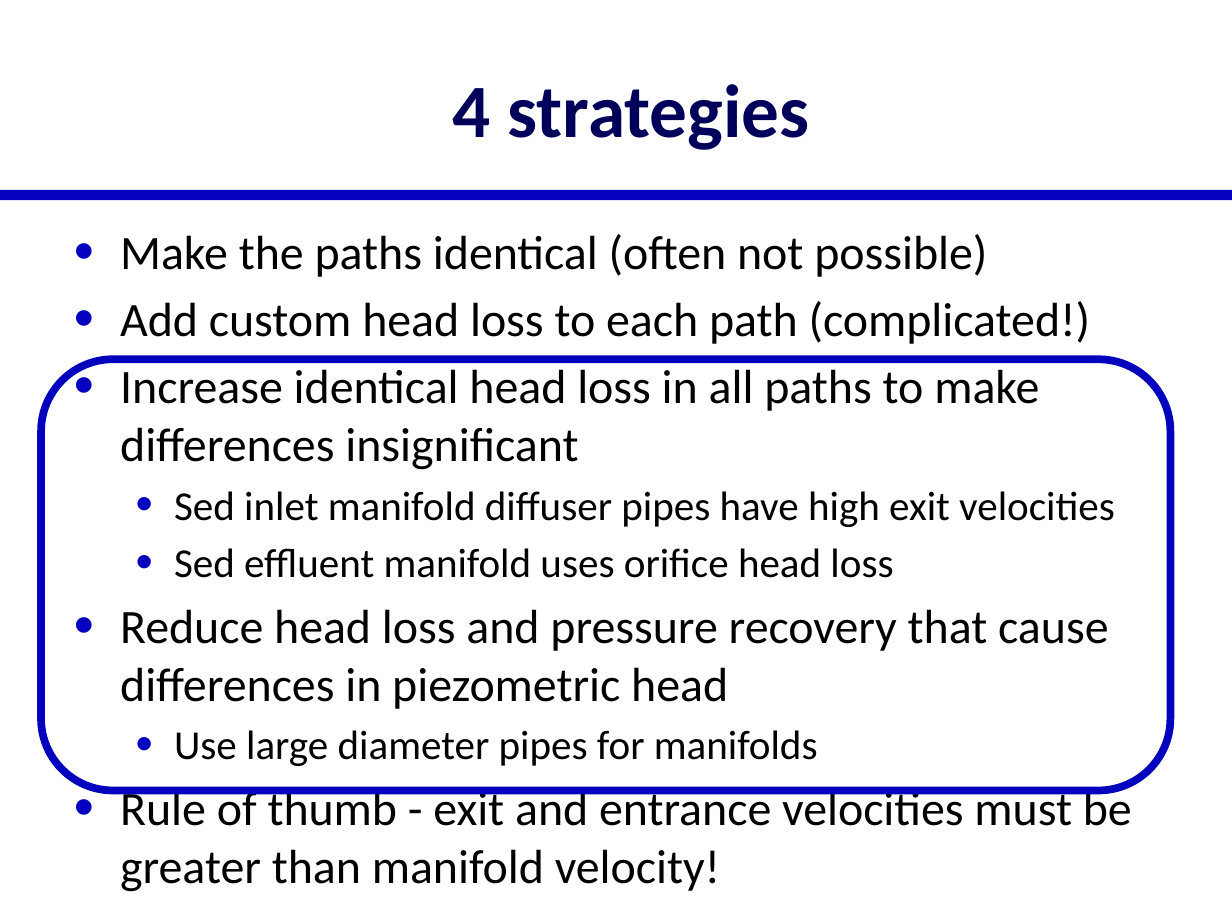
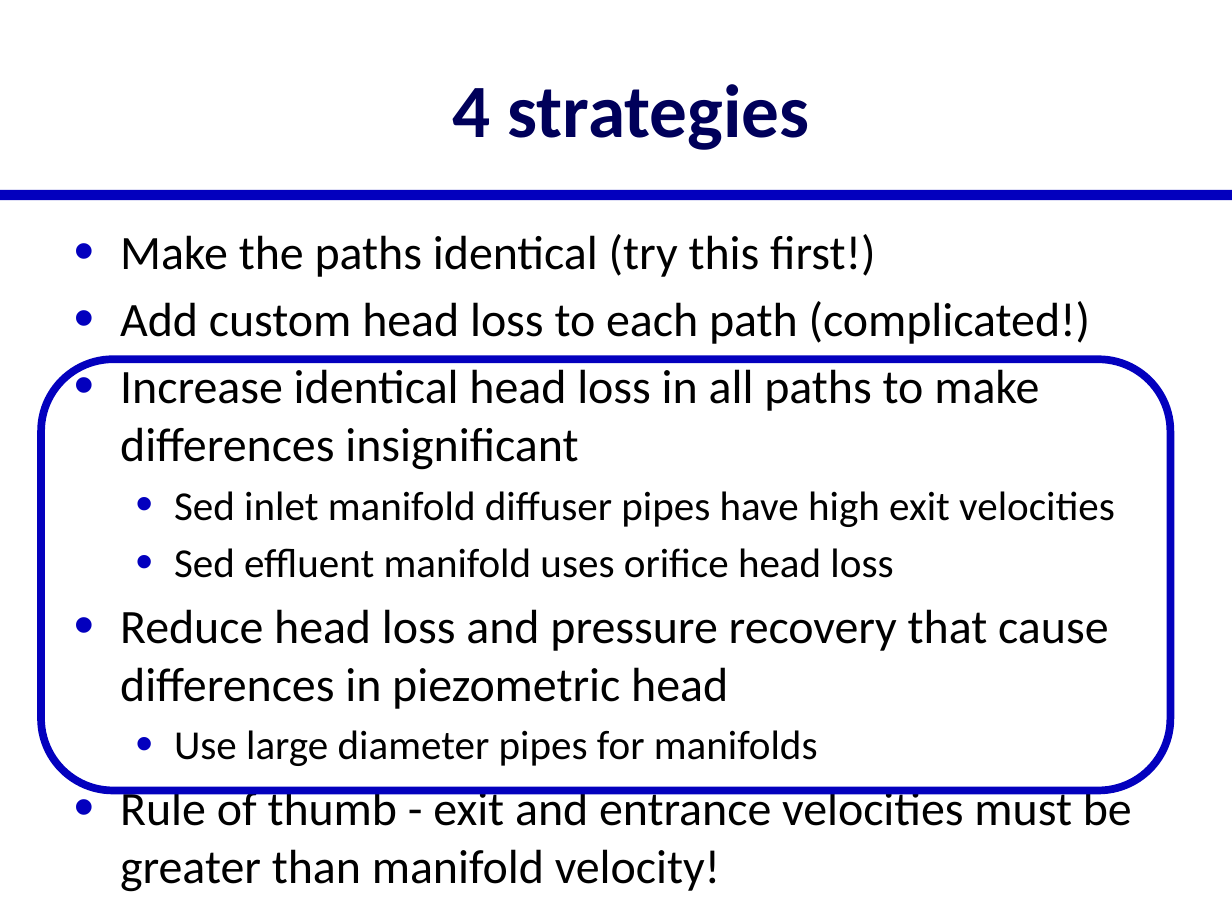
Before and after one commit to monroews/CEE4520Lectures, a slide deck: slide 7 of Manifolds.pptx. Drawn at 1232x924 pixels with LibreOffice and Linux fonts; fonts in the diff are those of the drawing. Boxes give left, top, right and bottom in pixels: in the first picture for what was removed or moved away, otherwise in the second. Text is boxed around its words. In the diff, an @@ line names an element or a change of style, - is before the commit and + after.

Commit message:
updates

```diff
--- a/Manifolds.pptx
+++ b/Manifolds.pptx
@@ text at bbox=[120, 234, 875, 277]: text changed @@
-• Make the paths identical (often not possible)
+• Make the paths identical (try this first!)
```
